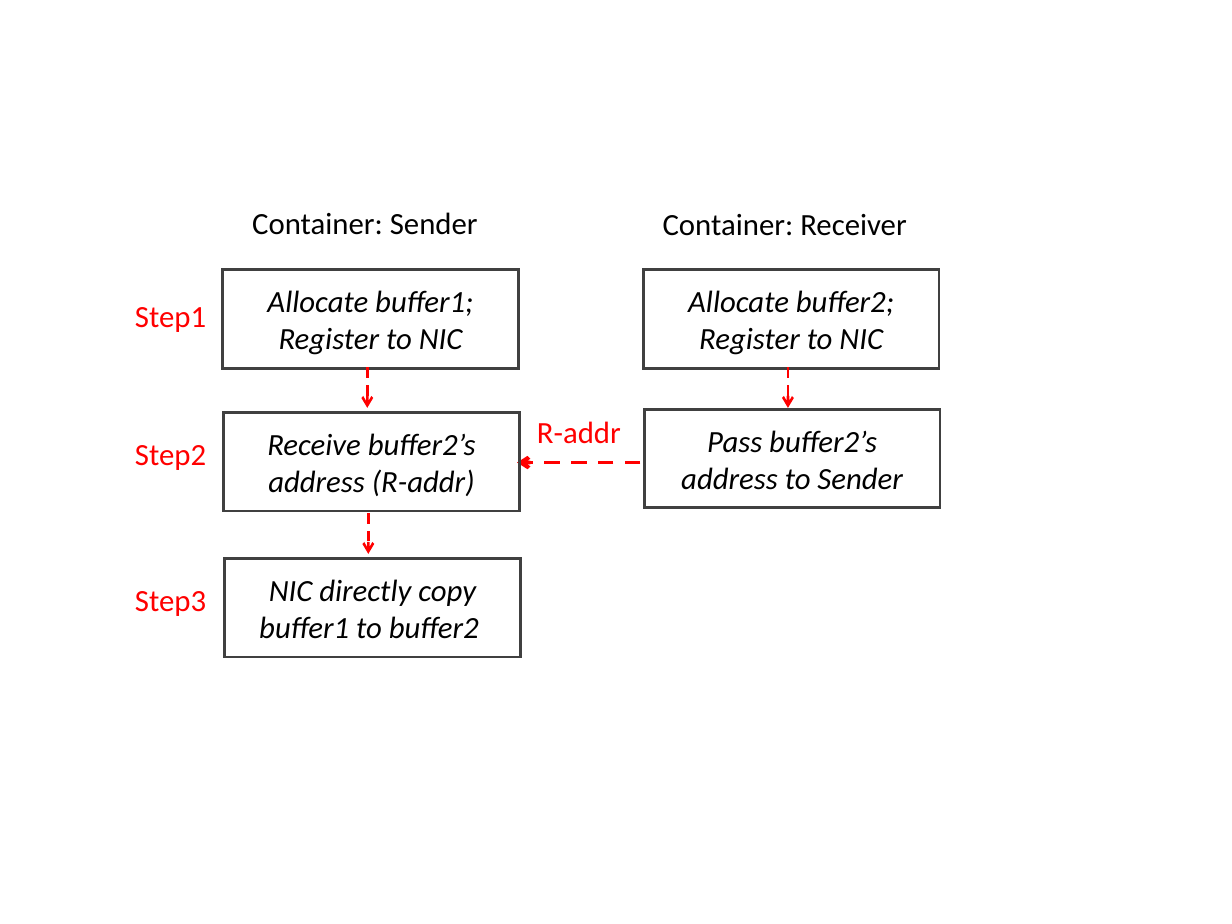
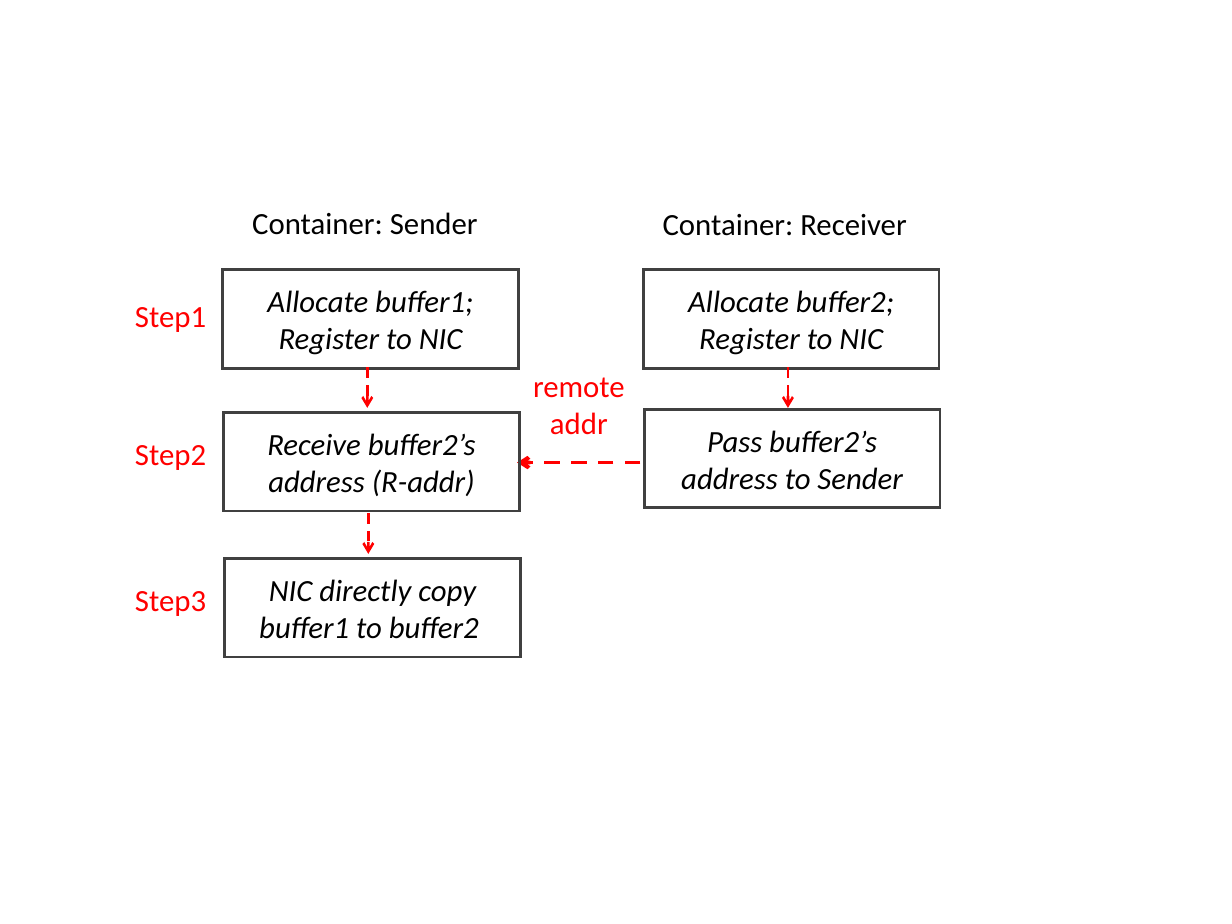
Before and after one commit to lampson0505/freeflow-hotnets16, a slide deck: slide 3 of figures/figures.pptx (slide 2 before the commit). Drawn at 1232x924 pixels with LibreOffice and Linux fonts; fonts in the diff are those of the drawing. Boxes give left, top, right and bottom in pixels: in the first picture for what was removed or moved away, otherwise in the second. Text is boxed around its words. In the diff, an @@ line names an element or a change of style, - is before the commit and + after.

```diff
--- a/figures/figures.pptx
+++ b/figures/figures.pptx
@@ text at box(533, 377, 625, 435): text changed @@
-R-addr
+remote
+addr
```
Also in this commit, not shown: 3 other slides changed, 3 slides added, 1 slide removed, 4 other files.
